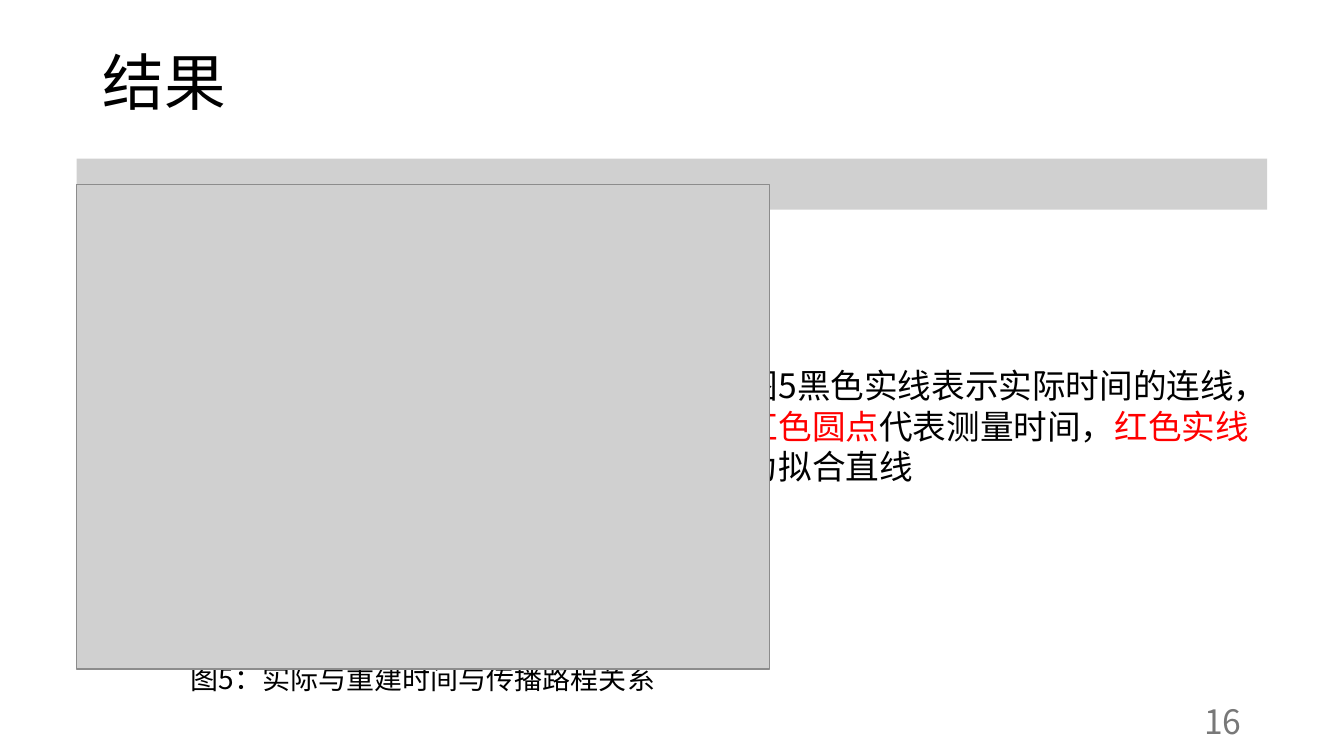
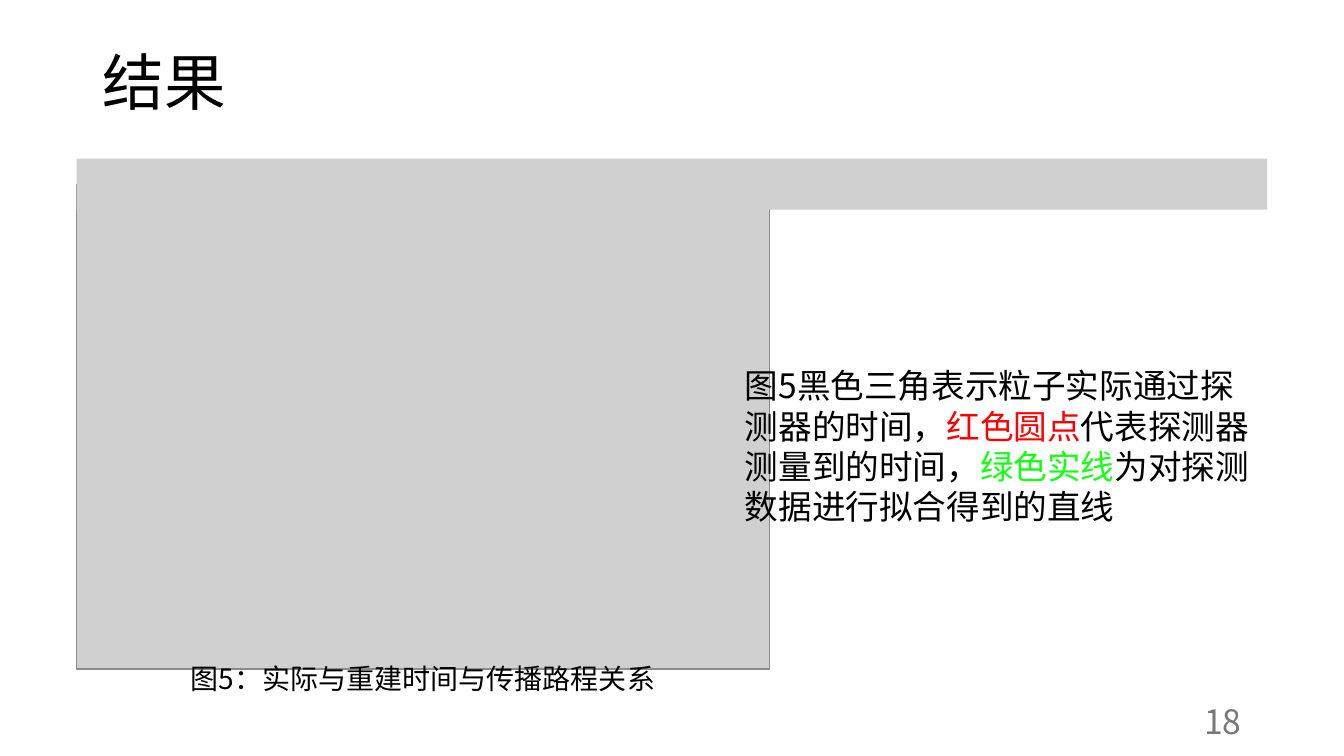
Before and after one commit to abwuge/capstoneProject, a slide deck: slide 18 of presentation/Stage：零磁场垂直入射线性重建.pptx (slide 16 before the commit). Drawn at 1344x756 pixels with LibreOffice and Linux fonts; fonts in the diff are those of the drawing; grey boxes stand for pictures. Boxes give left, top, right and bottom in pixels: in the first picture for what was removed or moved away, otherwise in the second. Text is boxed around its words. In the diff, an @@ line names an element or a change of style, - is before the commit and + after.

```diff
--- a/presentation/Stage：零磁场垂直入射线性重建.pptx
+++ b/presentation/Stage：零磁场垂直入射线性重建.pptx
@@ text at (745,364,1249,529): text changed @@
-图5黑色实线表示实际时间的连线，红色圆点代表测量时间，红色实线为拟合直线
+图5黑色三角表示粒子实际通过探测器的时间，红色圆点代表探测器测量到的时间，绿色实线为对探测数据进行拟合得到的直线
@@ page number at (1204,709,1241,735): text changed @@
-16
+18
```
Also in this commit, not shown: 5 other slides changed, 2 slides added, 8 other files.
